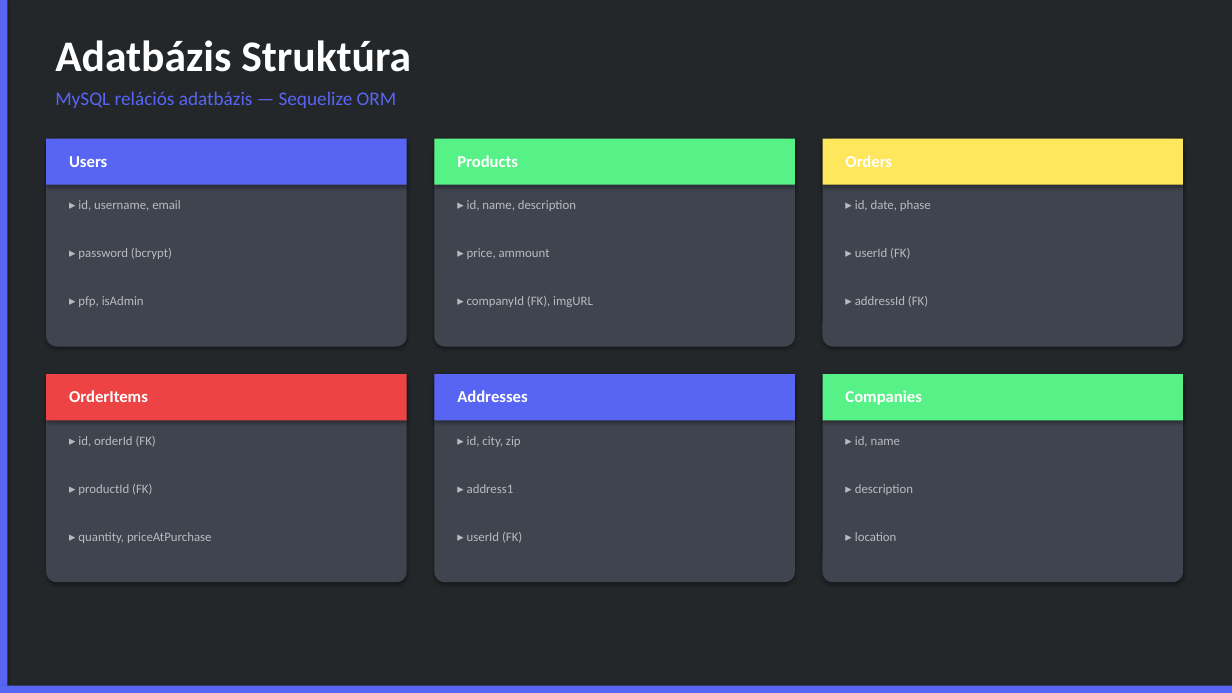
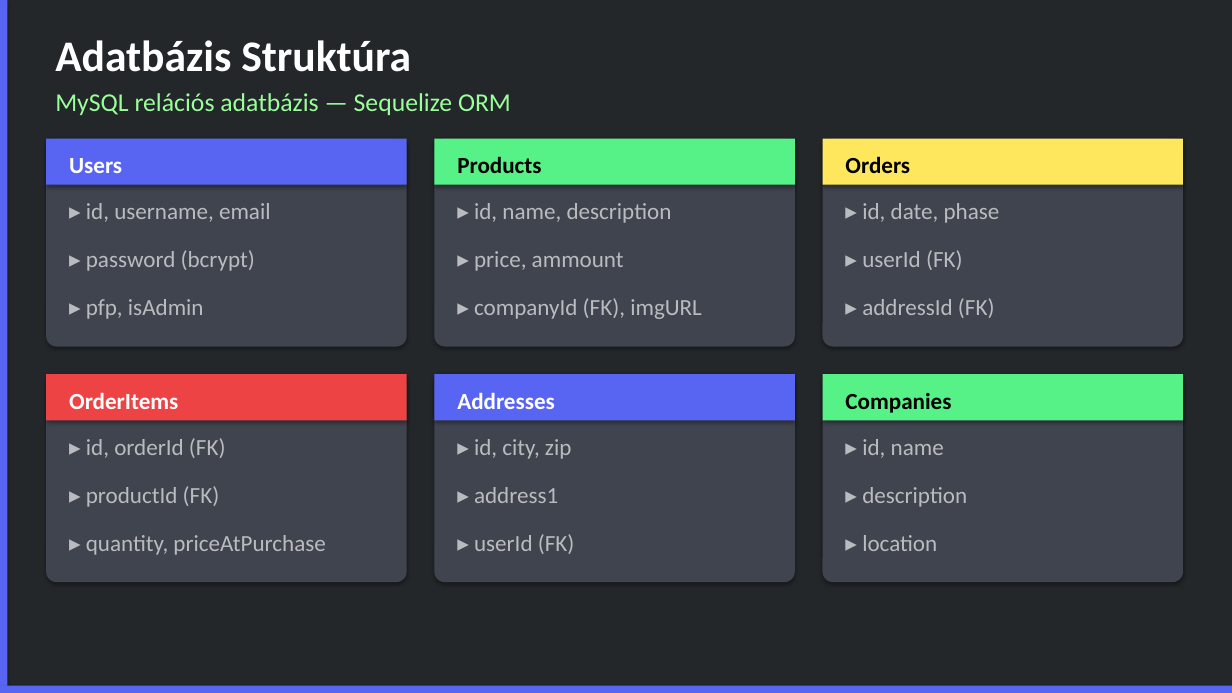
Before and after one commit to Grofrichard02/Notrox_WEB, a slide deck: slide 5 of NOTROX_Prezentacio_Final.pptx. Drawn at 1232x693 pixels with LibreOffice and Linux fonts; fonts in the diff are those of the drawing. Boxes give left, top, right and bottom in pixels: in the first picture for what was removed or moved away, otherwise in the second. Text is boxed around its words. In the diff, an @@ line names an element or a change of style, - is before the commit and + after.

```diff
--- a/NOTROX_Prezentacio_Final.pptx
+++ b/NOTROX_Prezentacio_Final.pptx
@@ text "MySQL relációs adatbázis — Sequelize ..." at bbox=[55, 93, 511, 115]: size 15 to 20 pt, text colour #5865F2 to #99FF99 @@
@@ size 13 to 18 pt in 3 elements at bbox=[69, 158, 122, 173], bbox=[69, 393, 178, 409], bbox=[457, 393, 555, 409] @@
@@ size 13 to 18 pt, text colour #FFFFFF to #000000 in 3 elements at bbox=[457, 156, 541, 173], bbox=[845, 156, 910, 173], bbox=[845, 393, 951, 413] @@
@@ size 10 to 18 pt in 18 elements at bbox=[86, 203, 271, 222], bbox=[86, 250, 255, 271], bbox=[86, 299, 204, 319], bbox=[474, 203, 672, 223], bbox=[474, 251, 624, 271], bbox=[474, 298, 702, 319], bbox=[86, 438, 226, 458], bbox=[86, 486, 220, 507], bbox=[86, 535, 325, 555], bbox=[474, 439, 572, 459], bbox=[474, 487, 558, 503], bbox=[474, 534, 575, 554], bbox=[862, 487, 967, 507], bbox=[862, 535, 937, 551], bbox=[862, 203, 1000, 223], bbox=[862, 250, 963, 270], bbox=[862, 298, 995, 318], bbox=[862, 439, 944, 458] @@
```
Also in this commit, not shown: 18 other slides changed, 6 slides added, 1 slide removed.
